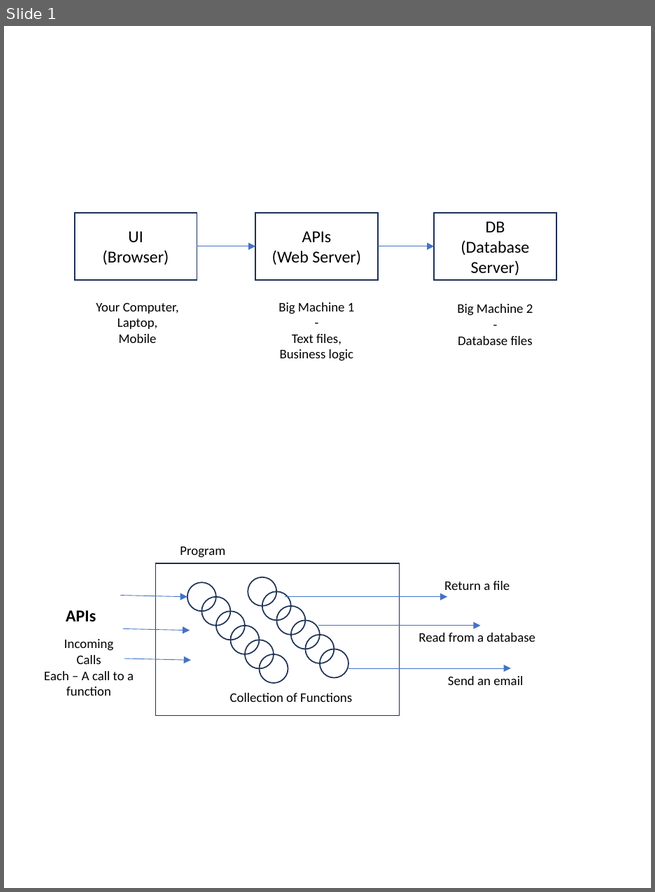
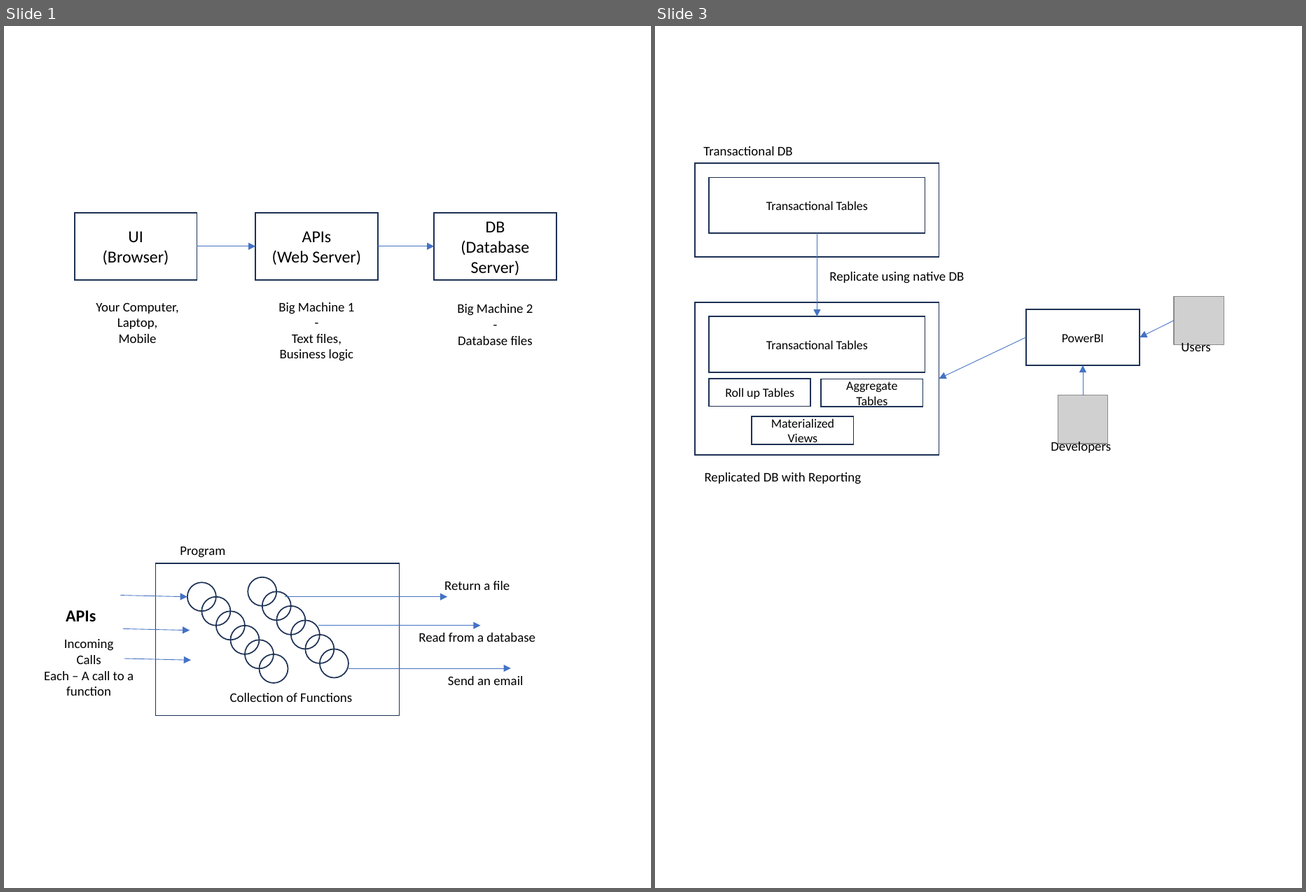
Before and after one commit to SatyaKomatineni/articles-repo, a slide deck: general-tech-figures.pptx. Shown side by side, each under a label of ours: slide 1 before the commit, slides 1 and 3 after it; the slides between them are not shown. The pictures are 655x892 and 1306x892 pixels, drawn with LibreOffice and Linux fonts; fonts in the diff are those of the drawing; grey boxes stand for pictures. Boxes give left, top, right and bottom in pixels: in the first picture for what was removed or moved away, otherwise in the second. Text is boxed around its words. In the diff, an @@ line names an element or a change of style, - is before the commit and + after.

```diff
--- a/general-tech-figures.pptx
+++ b/general-tech-figures.pptx
@@ slide 3 added at (655,26,1302,888), background #FFFFFF @@
@@ text added at (703,146,793,156), 11 pt, text #000000 @@
+Transactional DB
@@ rectangle added at (696,163,940,256), outline #1E3256 1 pt @@
@@ rectangle added at (710,178,925,234), outline #1E3256 1 pt, 10.5 pt, text #000000 @@
+Transactional Tables
@@ arrow added from (817, 233) to (817, 316), #4472C4 0.5 pt @@
@@ text added at (829,272,964,284), 11 pt, text #000000 @@
+Replicate using native DB
@@ picture added at (1173,296,1223,344) @@
@@ rectangle added at (696,302,940,456), outline #1E3256 1 pt @@
@@ rectangle added at (710,316,925,372), outline #1E3256 1 pt, 10.5 pt, text #000000 @@
+Transactional Tables
@@ rectangle added at (1026,310,1139,366), outline #1E3256 1 pt, 10.5 pt, text #000000 @@
+PowerBI
@@ arrow added from (1026, 338) to (939, 379), #4472C4 0.5 pt @@
@@ arrow added from (1173, 321) to (1139, 338), #4472C4 0.5 pt @@
@@ text added at (1181,343,1210,356), 11 pt, text #000000 @@
+Users
@@ rectangle added at (710,379,811,406), outline #1E3256 1 pt, 10.5 pt, text #000000 @@
+Roll up Tables
@@ rectangle added at (822,380,923,408), outline #1E3256 1 pt, 10.5 pt, text #000000 @@
+Aggregate Tables
@@ arrow added from (1083, 395) to (1083, 366), #4472C4 0.5 pt @@
@@ picture added at (1057,395,1108,443) @@
@@ rectangle added at (752,417,853,445), outline #1E3256 1 pt, 10.5 pt, text #000000 @@
+Materialized Views
@@ text added at (1051,440,1111,454), 11 pt, text #000000 @@
+Developers
@@ text added at (705,473,861,484), 11 pt, text #000000 @@
+Replicated DB with Reporting
```
Also in this commit, not shown: 3 other slides added, 4 other files.
